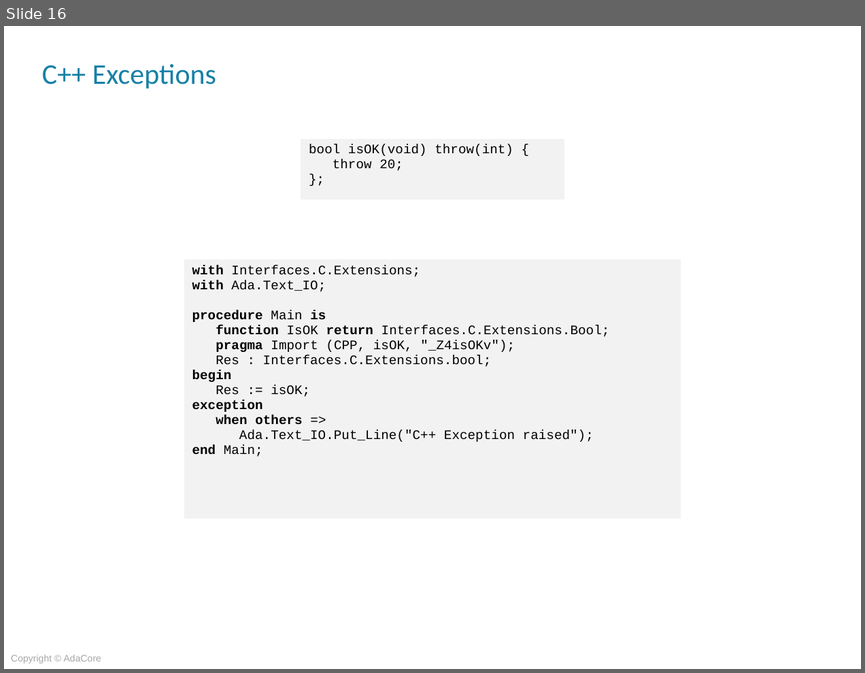
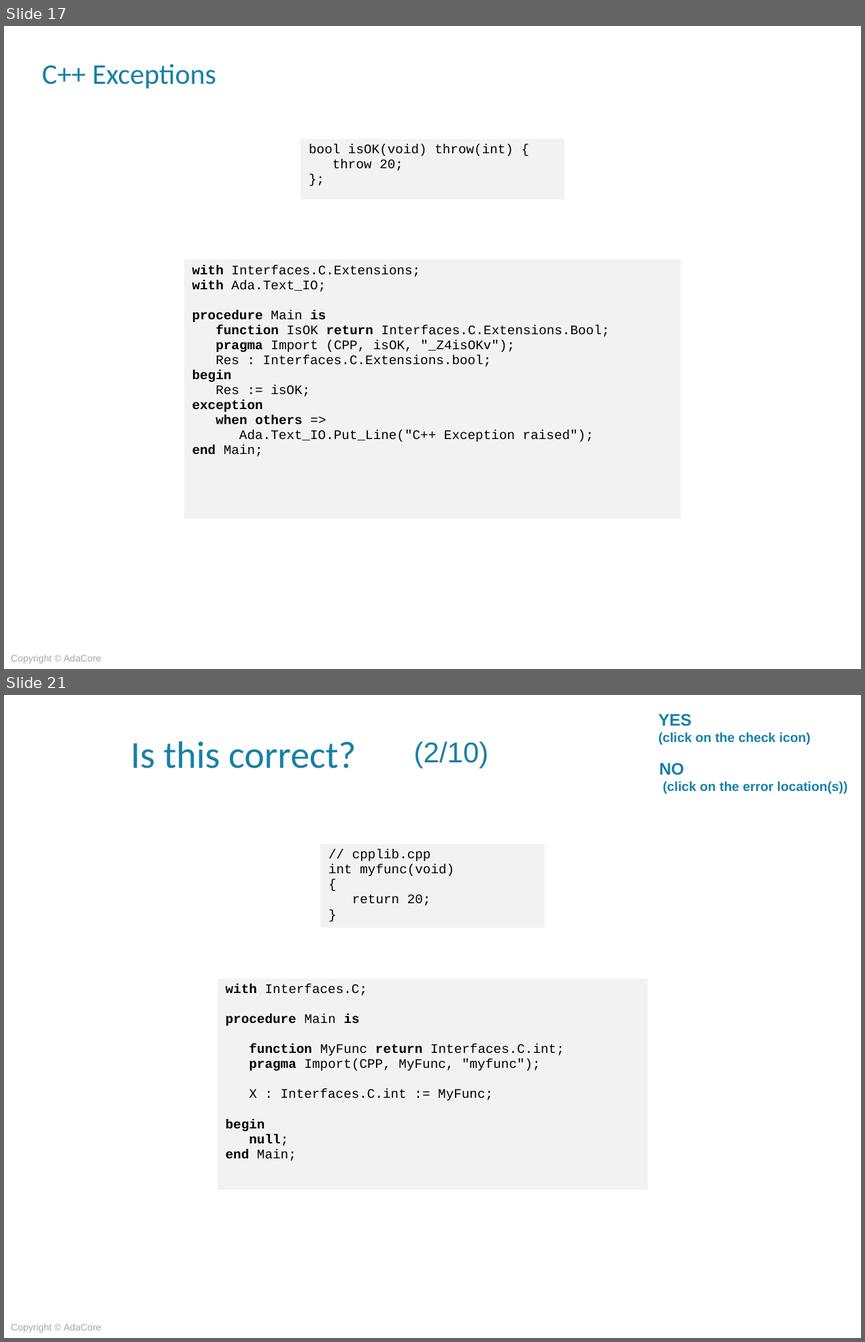
Before and after one commit to AdaCoreU/Courses, a slide deck: lectures/04_Mixed_Language_Programming_In_Ada/03_Ada_and_C++/Slides/03_Ada_and_C++.pptx. Shown one above the other, each under a label of ours: slide 16 before the commit, slides 17 and 21 after it; the slides between them are not shown. The pictures are 865x673 and 865x1342 pixels, drawn with LibreOffice and Linux fonts; fonts in the diff are those of the drawing; background and template pictures are left out. Boxes give left, top, right and bottom in pixels: in the first picture for what was removed or moved away, otherwise in the second. Text is boxed around its words. In the diff, an @@ line names an element or a change of style, - is before the commit and + after.

```diff
--- a/lectures/04_Mixed_Language_Programming_In_Ada/03_Ada_and_C++/Slides/03_Ada_and_C++.pptx
+++ b/lectures/04_Mixed_Language_Programming_In_Ada/03_Ada_and_C++/Slides/03_Ada_and_C++.pptx
@@ slide 21 added at [4,695,861,1338], background picture (left out); not listed: 1 template element that a slide beside it also shows @@
@@ text added at [658,714,810,745], 11 pt, text #1780A6, bold @@
+YES
+(click on the check icon)
@@ text added at [130,741,356,768], 32 pt, text #1780A6 @@
+Is this correct?
@@ title added at [414,741,489,768], 24 pt, text #1780A6 @@
+(2/10)
@@ text added at [659,763,848,794], 11 pt, text #1780A6, bold @@
+NO
+(click on the error location(s))
@@ table added at [320,843,545,930], 1 rows, 1 columns @@
+// cpplib.cpp / int myfunc(void) / { / return 20; / }
@@ table added at [218,978,649,1190], 1 rows, 1 columns @@
+with Interfaces.C; / procedure Main is / function MyFunc return Interfaces.C.int; / pragma Import(CPP, MyFunc, "myfunc"); / X : Interfaces.C.int := MyFunc; / begin / null; / end Main;
@@ what was slide 16 is now slide 17 @@
```
Also in this commit, not shown: 2 slides changed, 8 other slides added, 8 slides removed.
